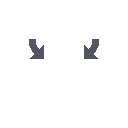
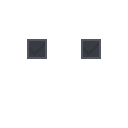
Two versions of the same layered image (128 × 128). Layer-by-layer changes:
added layer "Layer 6" above "Layer 5" over bbox(83, 42, 99, 56)
added layer "Layer 5" above "Layer 4" over bbox(29, 42, 45, 56)
added layer "Layer 4" above "Layer 3" over bbox(81, 39, 101, 59)
added layer "Layer 3" above "Layer 2" over bbox(27, 39, 47, 59)
